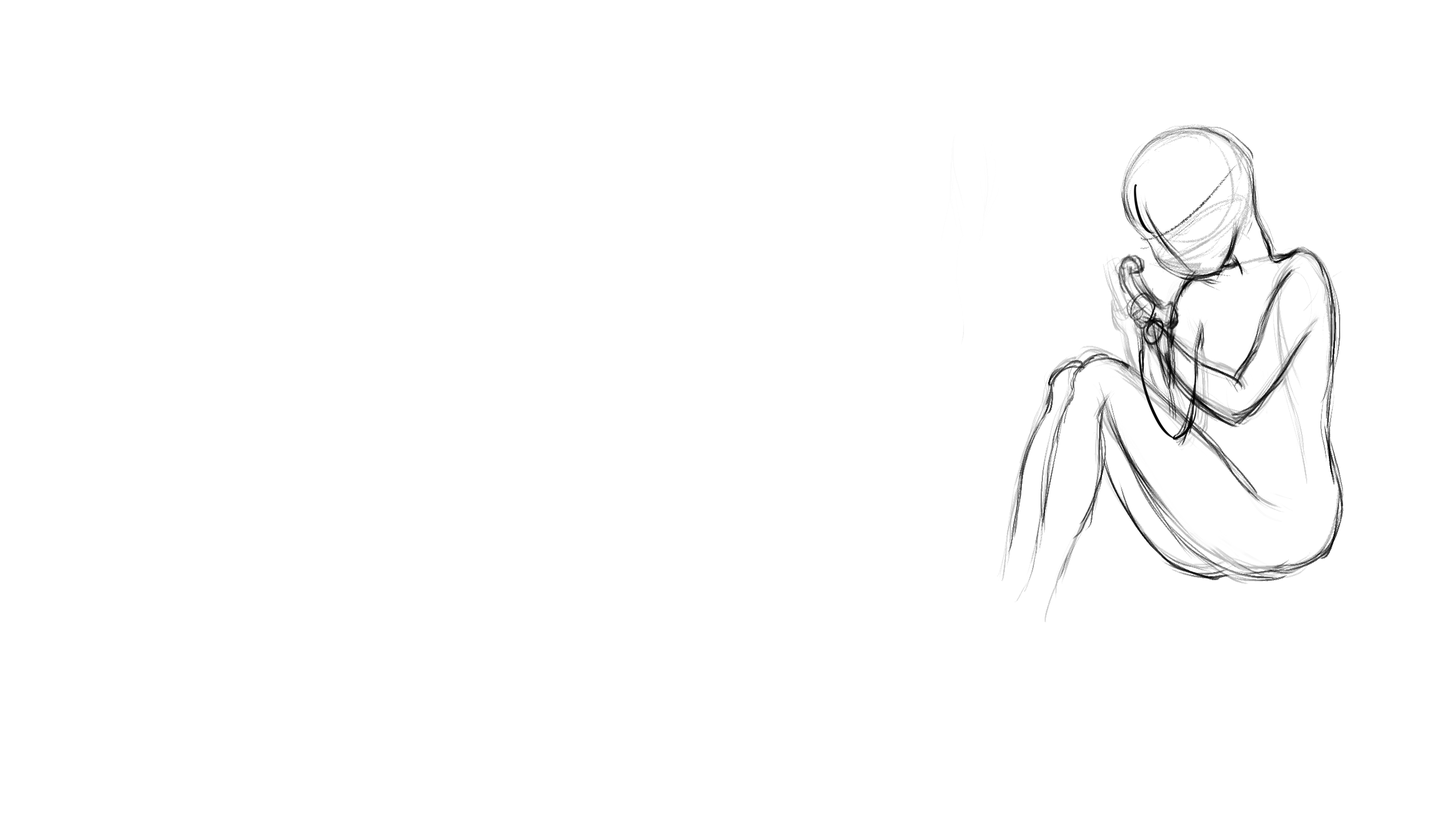
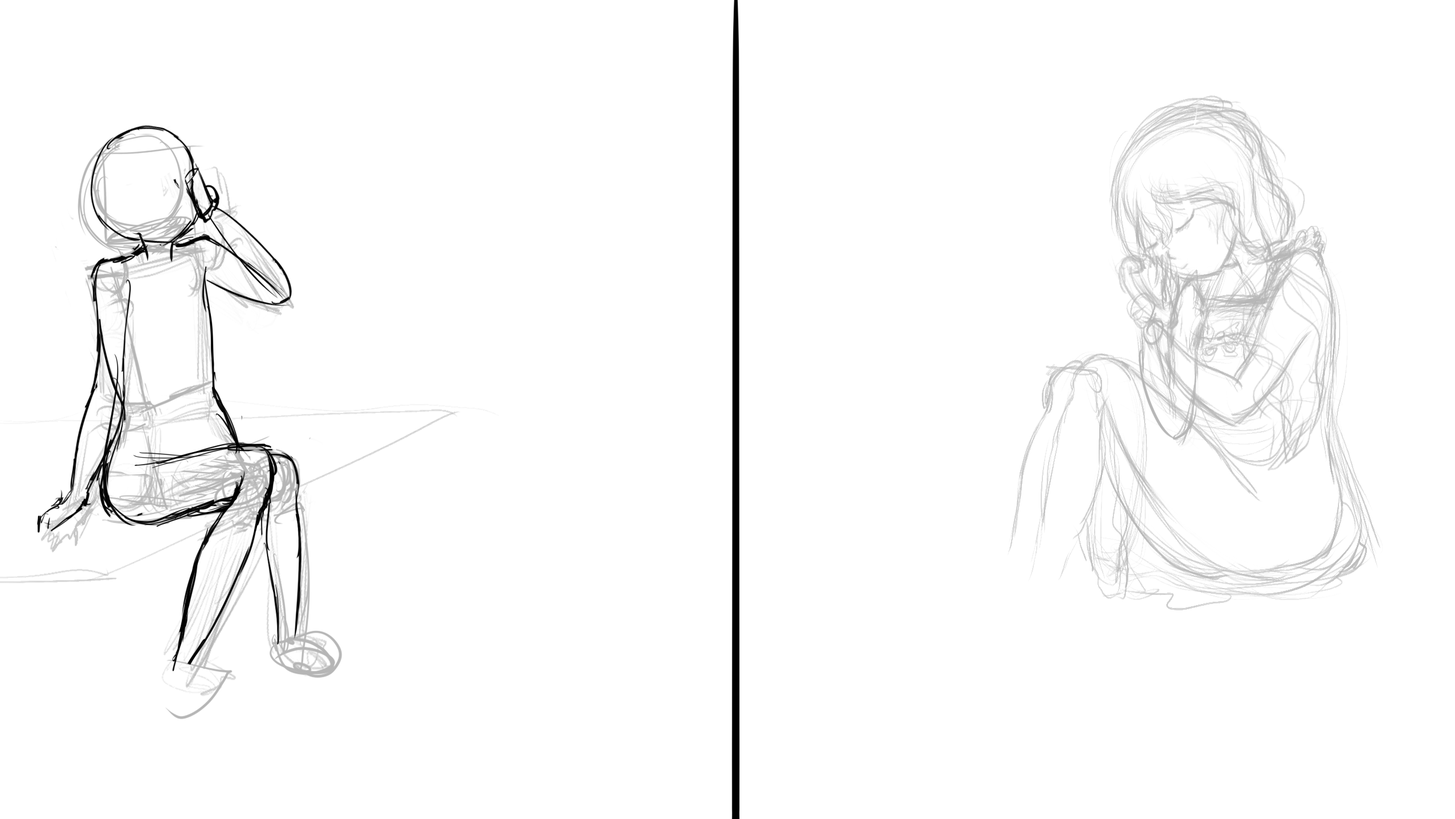
The second 1455 × 819 image is a revision of the first. Changes to its layers:
added group "p2" with 11 layers above "p1" over [0,0,1384,819]
added group "p2xt" with 8 layers in group "p2" over [0,0,1384,819]
added group "草稿2" (1st of 2, in "p2" › "p2xt") with 1 layers in group "p2xt" over [36,124,302,672]
added layer "图层26" in group "草稿2" over [36,124,302,672]
renamed "图层12" to "图层23", opacity 70% → 71%, moved it into group "p2xt" over [0,0,1384,819]
added group "草稿2" (2nd of 2, in "p2" › "p2xt") with 3 layers in group "p2xt" over [40,144,343,720]
added layer "图层22" in group "草稿2" over [40,165,295,553]
added layer "图层6" in group "草稿2" over [50,150,343,720]
added group "bg" with 1 layers in group "p2" over [0,393,500,584]
moved "图层5" into group "bg", painted on it over [0,238,500,720]
added group "p1zt" with 26 layers in group "p1" over [0,0,1384,819]
renamed "p2" to "粗稿-1", showed the group it (13 layers), moved it into group "p1zt" over [0,94,1384,819]
renamed "图层6" to "图层21", painted on it over [7,173,1203,654]
renamed "粗稿-1" to "衣服", moved it into group "粗稿-1" over [1007,110,1384,610]
added layer "图层19" in group "衣服" over [1042,110,1384,610]
moved "hair" into group "粗稿-1" over [1109,94,1336,472]
painted on "图层17" over [1109,94,1336,472]
moved "body" into group "粗稿-1" over [1007,125,1344,584]
added layer "图层15" in group "body" over [1136,273,1294,429]
renamed "图层15" to "图层14", painted on it over [1126,263,1317,451]
renamed "图层14" to "图层13", painted on it over [1007,125,1344,584]
renamed "图层13" to "图层12", hid it, opacity 100% → 70%, moved it into group "p1zt", painted on it over [0,0,1384,819]
hid group "粗稿" (4 layers), moved it into group "p1zt" over [941,123,1343,622]
hid "图层8", moved it into group "p1zt" over [0,0,1384,819]
…and 9 more changes (4 added, 3 painted, 1 removed, 1 renamed, 2 stack)
